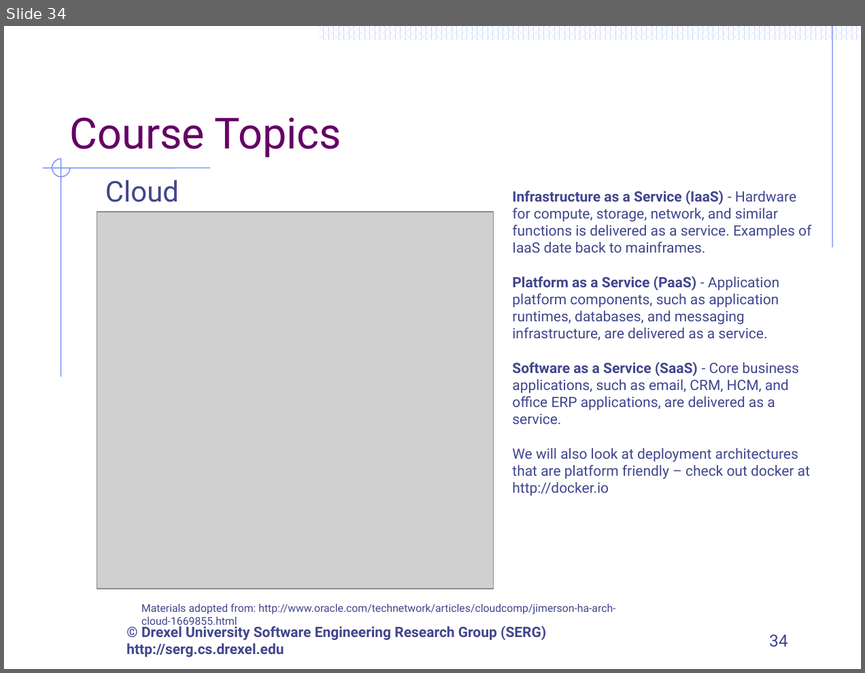
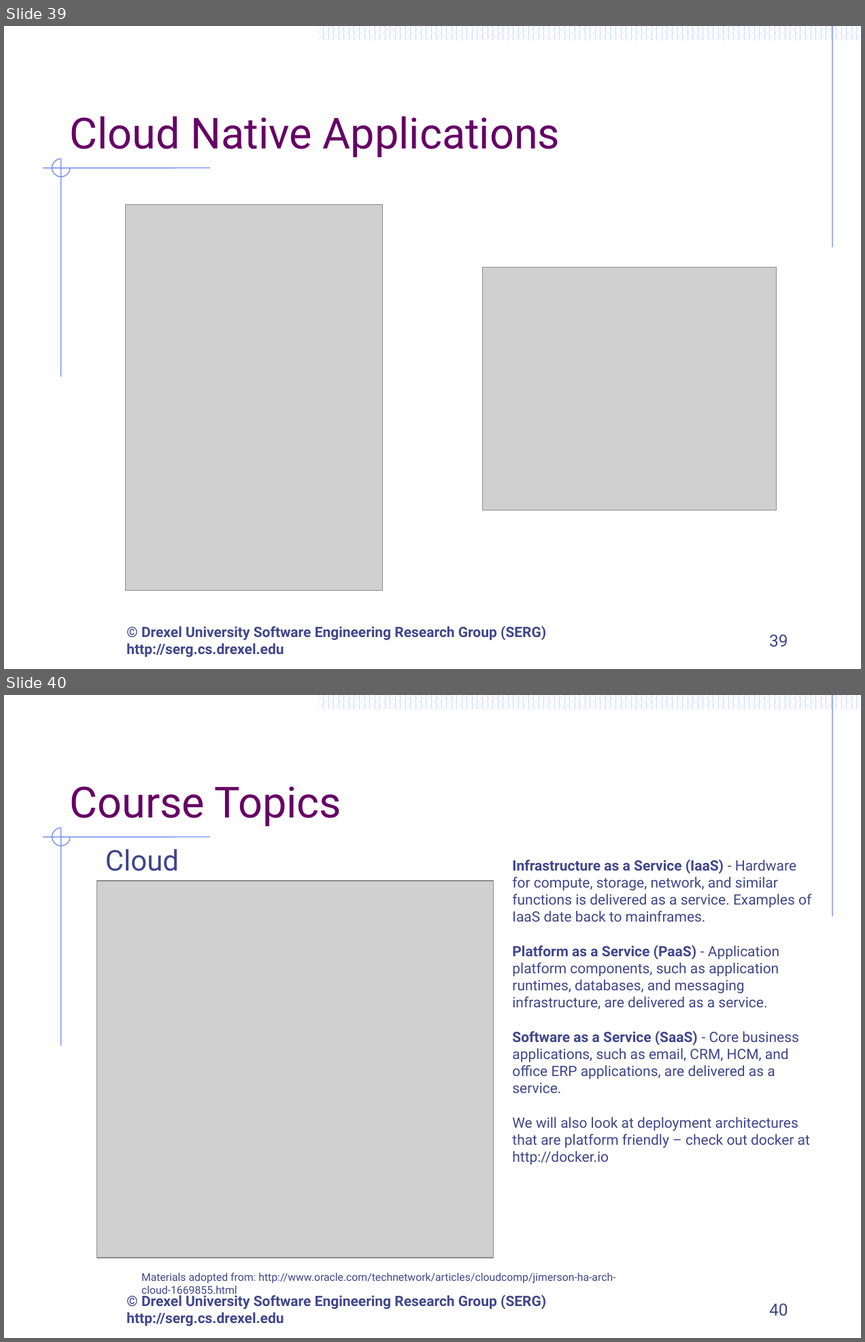
Before and after one commit to ArchitectingSoftware/CS575-SoftwareDesign, a slide deck: Lectures/M1-CourseOverview.pptx. Shown one above the other, each under a label of ours: slide 34 before the commit, slides 39 and 40 after it. The pictures are 865x673 and 865x1342 pixels, drawn with LibreOffice and Linux fonts; fonts in the diff are those of the drawing; grey boxes stand for pictures; background and template pictures are left out. Boxes give left, top, right and bottom in pixels: in the first picture for what was removed or moved away, otherwise in the second. Text is boxed around its words. In the diff, an @@ line names an element or a change of style, - is before the commit and + after.

```diff
--- a/Lectures/M1-CourseOverview.pptx
+++ b/Lectures/M1-CourseOverview.pptx
@@ slide 39 added at <box>4,26,861,669</box>, background #FFFFFF; not listed: 57 template elements that a slide beside it also shows @@
@@ title added at <box>70,116,560,157</box>, 36 pt, text #660066 @@
+Cloud Native Applications
@@ picture added at <box>126,204,383,590</box> @@
@@ picture added at <box>482,267,776,510</box> @@
@@ page number added at <box>769,634,788,647</box>, 14 pt, text #40458C @@
+39
@@ what was slide 34 is now slide 40 @@
@@ page number at <box>769,1303,788,1316</box>: text changed @@
-34
+40
```
Also in this commit, not shown: 5 slides changed, 6 other slides added, 1 slide removed, 1 other file.
